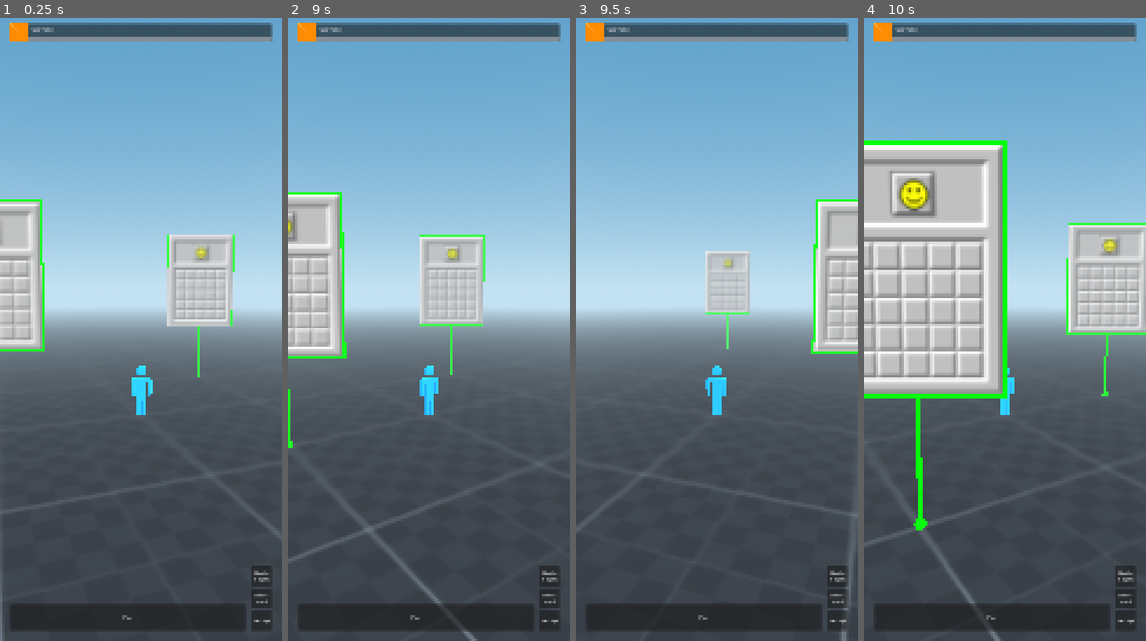
Above: before the commit, frames 1-4 (left to right).
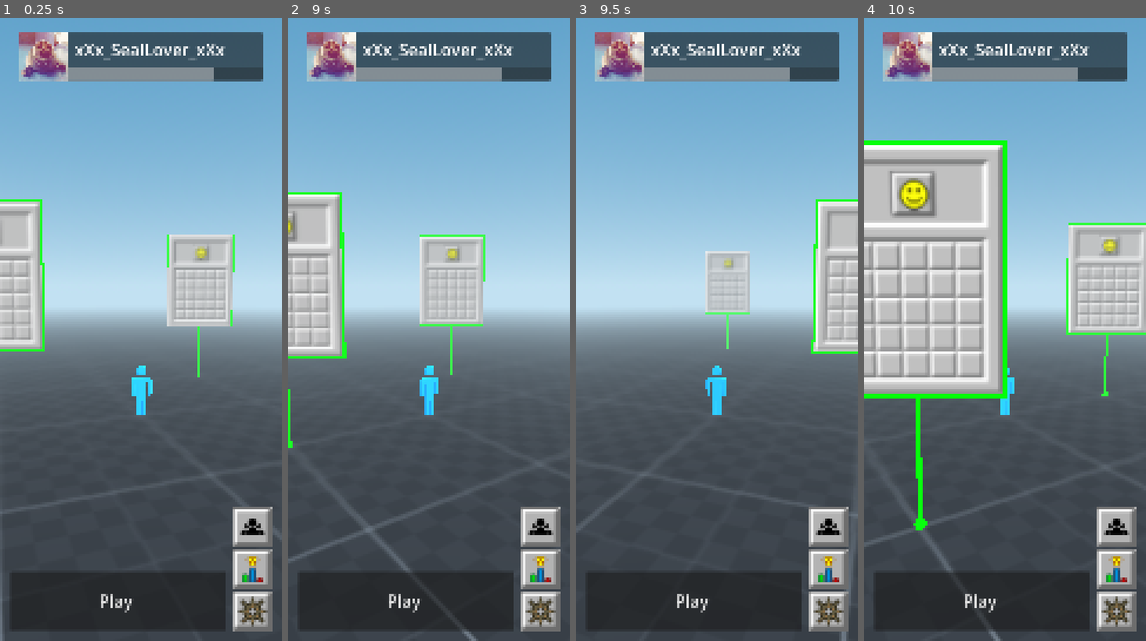
Above: after the commit, the same moments.

Repository: aidan-oien/MinesweeperGO
Game: Godot game, scene res://map.tscn
Same seed, same stepped clock (60 frames per second), same inputs: the game is played once before the commit and once after it.
Inputs (mouse positions are in pixels of both pictures, inside the frame that each line leads up to; where the layout moved, square brackets give the same spot in the first picture):
- Up to frame 1 (0.25 s): no input
- Up to frame 2 (9 s): click (538, 528) [550, 578] at 0.5 s; click (538, 566) [550, 597] at 1.25 s; click (538, 609) [550, 622] at 2 s; click "Play" at 2.75 s; click "Play" at 3.5 s; click (538, 528) [550, 578] at 4.25 s; click (538, 566) [550, 597] at 5 s; click "Play" at 5.75 s; click (538, 528) [550, 578] at 6.5 s; click (538, 566) [550, 597] at 7.25 s; tap Enter at 8 s; move the mouse to (491, 298) at 8.02 s; click (491, 298) at 8.17 s; tap Space at 8.75 s; drag from (372, 360) to (414, 454) at 8.77 s
- Up to frame 3 (9.5 s): no input
- Up to frame 4 (10 s): move the mouse to (1033, 186) at 9.52 s; click (1033, 186) at 9.67 s

The runs differ from the first frame. In frame 1, 14% of the frame differs, in the area x 3-97%, y 0-99%; in frame 2, 14%; in frame 3, 14%; in frame 4, 14%.

Commit message:
fix and add image buttons to map screen

Diff:
--- /dev/null
+++ b/map_label_settings.tres
@@ -0,0 +1,4 @@
+[gd_resource type="LabelSettings" format=3 uid="uid://recvuua2ip7p"]
+
+[resource]
+font_size = 64
--- a/map_ui.tscn
+++ b/map_ui.tscn
@@ -1,6 +1,10 @@
 [gd_scene format=3 uid="uid://dt5ygslnv6e2d"]
 
-[ext_resource type="Texture2D" uid="uid://ibgabrwr07xq" path="res://texture_dev_02.png" id="1_xhmua"]
+[ext_resource type="Texture2D" uid="uid://b10uqnffryyxx" path="res://placeholder_image.png" id="1_bgddt"]
+[ext_resource type="LabelSettings" uid="uid://recvuua2ip7p" path="res://map_label_settings.tres" id="2_a0m6g"]
+[ext_resource type="Texture2D" uid="uid://2dtn6iggh2gs" path="res://cog.png" id="3_4cch8"]
+[ext_resource type="Texture2D" uid="uid://c4s1bspcadnyr" path="res://nearbyPeople.png" id="3_bgddt"]
+[ext_resource type="Texture2D" uid="uid://ckj86x665ufem" path="res://leaderboard.png" id="4_3ny4w"]
 
 [node name="mapUI" type="Control" unique_id=2095448302]
 layout_mode = 3
@@ -16,9 +20,9 @@
 anchor_right = 1.0
 offset_bottom = 40.0
 grow_horizontal = 2
-theme_override_constants/margin_left = 40
-theme_override_constants/margin_top = 40
-theme_override_constants/margin_right = 40
+theme_override_constants/margin_left = 75
+theme_override_constants/margin_top = 75
+theme_override_constants/margin_right = 75
 
 [node name="Panel" type="Panel" parent="top" unique_id=2072370251]
 propagate_maximum_size = true
@@ -30,7 +34,7 @@
 
 [node name="ColorRect" type="TextureRect" parent="top/HBoxContainer" unique_id=727333125]
 layout_mode = 2
-texture = ExtResource("1_xhmua")
+texture = ExtResource("1_bgddt")
 expand_mode = 2
 stretch_mode = 4
 
@@ -40,19 +44,20 @@
 
 [node name="MarginContainer" type="MarginContainer" parent="top/HBoxContainer/VBoxContainer" unique_id=1664404255]
 layout_mode = 2
-theme_override_constants/margin_left = 15
-theme_override_constants/margin_top = 10
-theme_override_constants/margin_bottom = 10
+theme_override_constants/margin_left = 30
+theme_override_constants/margin_top = 20
+theme_override_constants/margin_bottom = 20
 
 [node name="Label" type="Label" parent="top/HBoxContainer/VBoxContainer/MarginContainer" unique_id=375812114]
 layout_mode = 2
-text = "Username"
+text = "xXx_SealLover_xXx"
+label_settings = ExtResource("2_a0m6g")
 
 [node name="ProgressBar" type="ProgressBar" parent="top/HBoxContainer/VBoxContainer" unique_id=399024416]
-custom_minimum_size = Vector2(100, 20)
+custom_minimum_size = Vector2(0, 50)
 layout_mode = 2
 size_flags_vertical = 10
-value = 100.0
+value = 75.0
 show_percentage = false
 
 [node name="bottom" type="MarginContainer" parent="." unique_id=543340187]
@@ -78,33 +83,32 @@
 theme_override_constants/margin_right = 20
 
 [node name="Button" type="Button" parent="bottom/HSplitContainer/MarginContainer" unique_id=332866898]
-custom_minimum_size = Vector2(0, 100)
+custom_minimum_size = Vector2(0, 225)
 propagate_maximum_size = true
 layout_mode = 2
 size_flags_horizontal = 3
 size_flags_vertical = 8
+theme_override_font_sizes/font_size = 64
 text = "Play "
 
 [node name="VBoxContainer" type="VBoxContainer" parent="bottom/HSplitContainer" unique_id=1323852201]
 layout_mode = 2
 theme_override_constants/separation = 10
 
-[node name="spotpasses" type="Button" parent="bottom/HSplitContainer/VBoxContainer" unique_id=1186885795]
-custom_minimum_size = Vector2(75, 75)
+[node name="spotpasses" type="TextureButton" parent="bottom/HSplitContainer/VBoxContainer" unique_id=1266119591]
+custom_minimum_size = Vector2(150, 150)
 layout_mode = 2
-text = "Nearby
-Players
-"
-autowrap_mode = 1
+texture_normal = ExtResource("3_bgddt")
+stretch_mode = 0
 
-[node name="leaderboard" type="Button" parent="bottom/HSplitContainer/VBoxContainer" unique_id=1317300890]
-custom_minimum_size = Vector2(75, 75)
+[node name="leaderboard" type="TextureButton" parent="bottom/HSplitContainer/VBoxContainer" unique_id=800145789]
+custom_minimum_size = Vector2(150, 150)
 layout_mode = 2
-text = "Leader-board
-"
-autowrap_mode = 1
+texture_normal = ExtResource("4_3ny4w")
+stretch_mode = 0
 
-[node name="settings" type="Button" parent="bottom/HSplitContainer/VBoxContainer" unique_id=1968800311]
-custom_minimum_size = Vector2(75, 75)
+[node name="settings" type="TextureButton" parent="bottom/HSplitContainer/VBoxContainer" unique_id=212368044]
+custom_minimum_size = Vector2(150, 150)
 layout_mode = 2
-text = "Settings"
+texture_normal = ExtResource("3_4cch8")
+stretch_mode = 0
Binary file added: leaderboard.png
Not shown, added: leaderboard.png.import
Binary file added: nearbyPeople.png
Not shown, added: nearbyPeople.png.import
